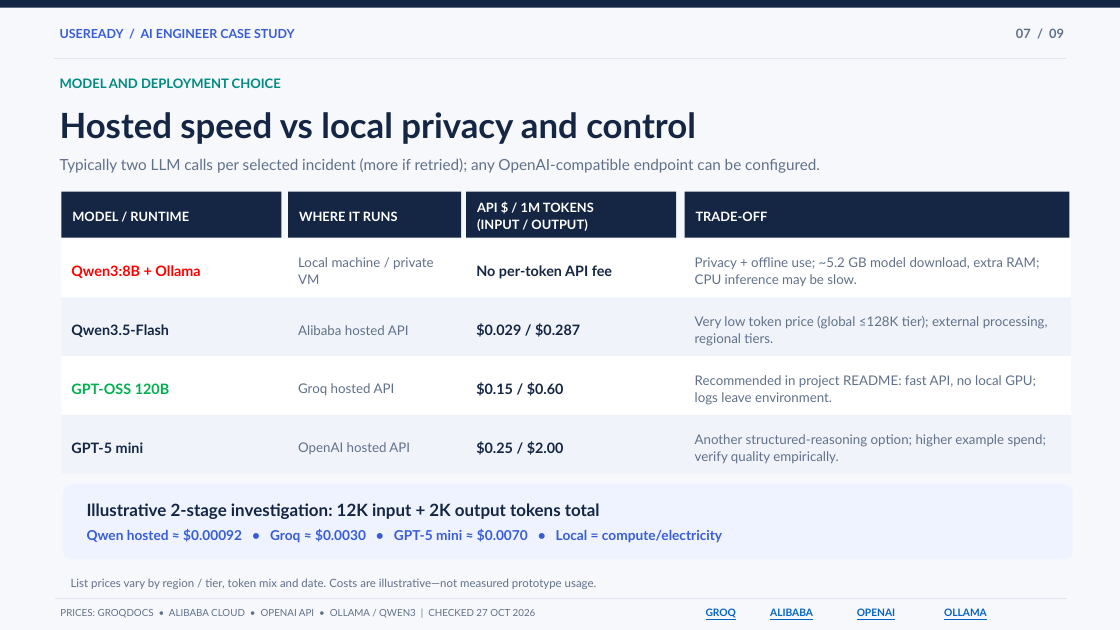
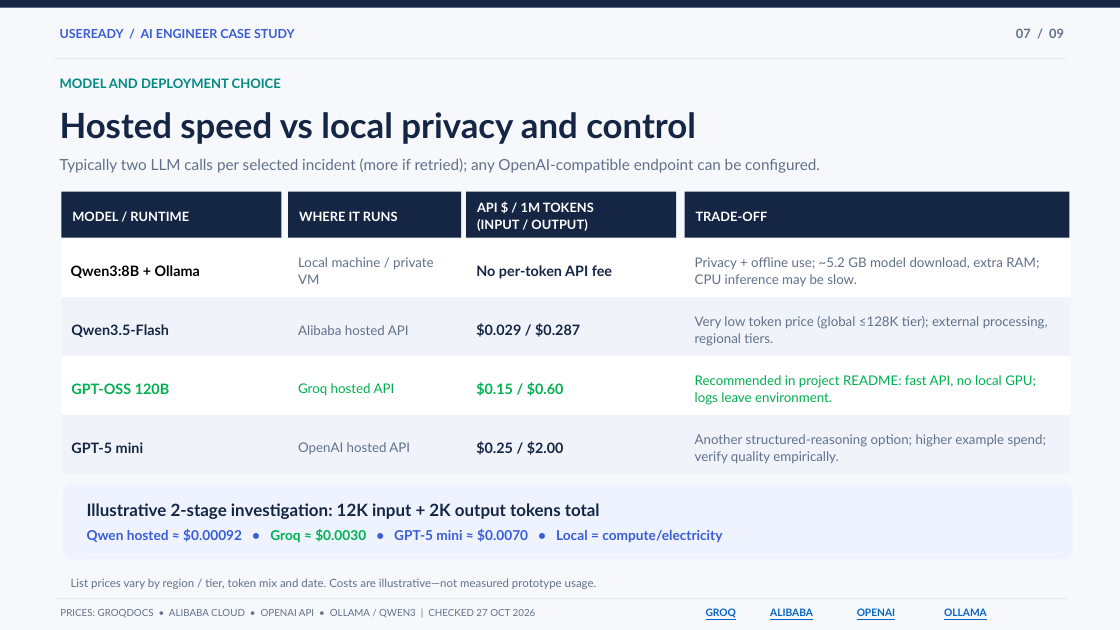
Before and after one commit to nimishgsk17/solrcloud-ai-observability-rca, a slide deck: slide 7 of docs/UseReady_SolrCloud_RCA_Case_Study_Updated.pptx. Drawn at 1120x630 pixels with LibreOffice and Linux fonts; fonts in the diff are those of the drawing. Boxes give left, top, right and bottom in pixels: in the first picture for what was removed or moved away, otherwise in the second. Text is boxed around its words. In the diff, an @@ line names an element or a change of style, - is before the commit and + after.

Commit message:
PPT Modified

```diff
--- a/docs/UseReady_SolrCloud_RCA_Case_Study_Updated.pptx
+++ b/docs/UseReady_SolrCloud_RCA_Case_Study_Updated.pptx
@@ text "Qwen3:8B + Ollama" at box(71, 265, 200, 278): text colour #FF0000 to #000000 @@
@@ text "Groq hosted API" at box(298, 383, 395, 396): text colour #61718A to #00B050 @@
@@ text "$0.15 / $0.60" at box(476, 382, 564, 396): text colour #142644 to #00B050 @@
@@ text "Recommended in project README: fast ..." at box(695, 375, 1036, 405): text colour #61718A to #00B050 @@
@@ text "Qwen hosted ≈ $0.00092 • ..." at box(87, 529, 722, 543): text colour #385DD7 to #00B050 in "Groq ≈ $0.0030" @@
```
